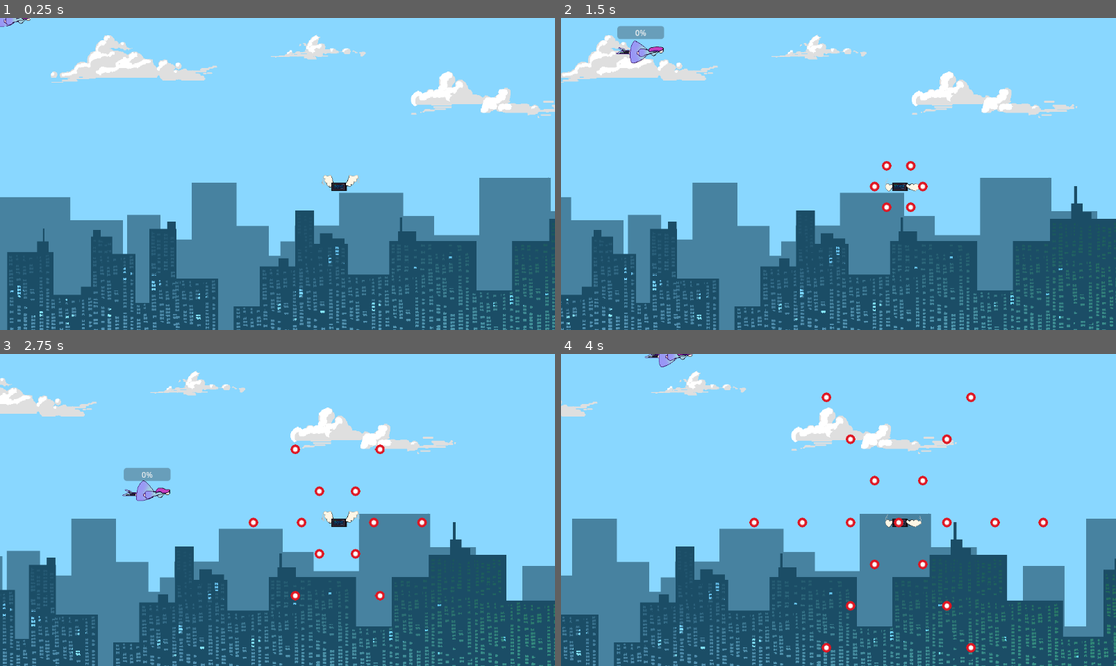
Above: before the commit, frames 1-4 (two rows, left to right).
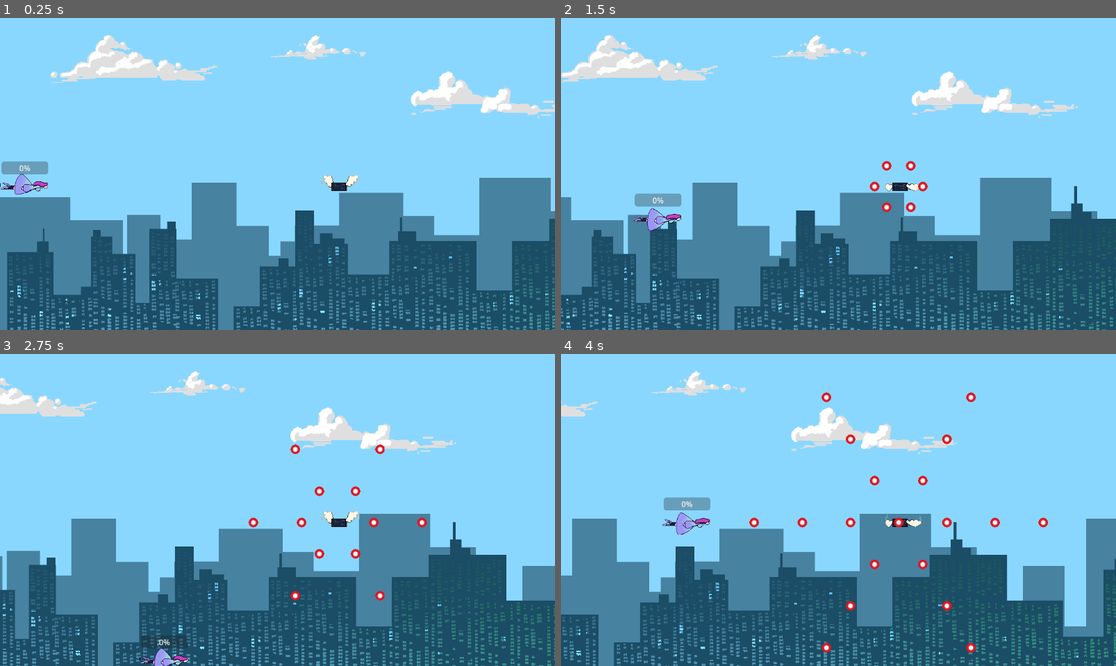
Above: after the commit, the same moments.

Repository: clenneabig/AI-KILL
Game: Godot game, scene res://test_level.tscn
Same seed, same stepped clock (60 frames per second), same inputs: the game is played once before the commit and once after it. The engine's default icon, where the game draws it, is replaced by a stand-in: a white triangle on a blue panel in a dark square.
Inputs (mouse positions are in pixels of both pictures, inside the frame that each line leads up to):
- Up to frame 1 (0.25 s): no input
- Up to frame 2 (1.5 s): move the mouse to (960, 158) at 0.52 s; press the mouse at (960, 158) at 0.53 s; hold D (move_right) 0.53-1.28 s; move the mouse to (727, 189) at 1.27 s; release the mouse at (727, 189) at 1.28 s; hold S (move_down) from 1.28 s (still down); click (727, 189) at 1.35 s
- Up to frame 3 (2.75 s): move the mouse to (333, 441) at 2.02 s; release S (move_down) at 2.03 s; press the mouse at (333, 441) at 2.03 s; hold D (move_right) from 2.03 s (still down)
- Up to frame 4 (4 s): move the mouse to (810, 572) at 2.77 s; release D (move_right) at 2.78 s; release the mouse at (810, 572) at 2.78 s; hold W (move_up) 2.78-3.53 s; click (810, 572) at 2.85 s; move the mouse to (1005, 556) at 3.52 s; press the mouse at (1005, 556) at 3.53 s; hold A (move_left) from 3.53 s (still down)

The runs differ from the first frame. In frame 1, 0.7% of the frame differs, in the area x 0-9%, y 0-57%; in frame 2, 1.2%, in the area x 9-22%, y 2-69%; in frame 3, 1.0%; in frame 4, 0.8%.

Commit message:
respawn

Diff:
--- /dev/null
+++ b/Blinker.gd
@@ -0,0 +1,19 @@
+extends Node
+
+@onready var blink_time = $BlinkTime
+@onready var duration = $Duration
+var blink_object : Node2D
+
+func start_blinking(object, dur):
+    blink_object = object
+    duration.wait_time = dur
+    duration.start()
+    blink_time.start()
+
+
+func _on_duration_timeout():
+    blink_time.stop()
+    blink_object.visible = true
+
+func _on_blink_time_timeout():
+    blink_object.visible = not blink_object.visible
--- /dev/null
+++ b/SpriteBox.gd
@@ -0,0 +1,10 @@
+extends CollisionShape2D
+
+var is_invincible = false
+
+func invincible(dur):
+	is_invincible = true
+	self.set_deferred("disabled", true)
+	await get_tree().create_timer(dur).timeout
+	self.set_deferred("disabled", false)
+	is_invincible = false
--- /dev/null
+++ b/blinker.tscn
@@ -0,0 +1,15 @@
+[gd_scene load_steps=2 format=3 uid="uid://bpjs00j7t4ni7"]
+
+[ext_resource type="Script" path="res://Blinker.gd" id="1_sx8f6"]
+
+[node name="Blinker" type="Node"]
+script = ExtResource("1_sx8f6")
+
+[node name="BlinkTime" type="Timer" parent="."]
+wait_time = 0.2
+
+[node name="Duration" type="Timer" parent="."]
+wait_time = 3.0
+
+[connection signal="timeout" from="BlinkTime" to="." method="_on_blink_time_timeout"]
+[connection signal="timeout" from="Duration" to="." method="_on_duration_timeout"]
--- a/player.gd
+++ b/player.gd
@@ -7,16 +7,19 @@
 var screen_size
 var health = 3
 var bullets = true
+var origin = Vector2(50, 350)
+var is_invincible = false
 
 # Called when the node enters the scene tree for the first time.
 func _ready():
 	screen_size = get_viewport_rect().size
 
 func start(pos):
-	position = pos
+	position = origin
 	show()
 	$SpriteBox.disabled = false
-	$GrazeBox.disabled = false
+	$GrazeArea.monitoring = true
+	$GrazeArea.monitorable = true
 
 # Called every frame. 'delta' is the elapsed time since the previous frame.
 func _process(delta):
@@ -47,22 +50,6 @@
 	#if Input.is_action_pressed("toggle_bullets"):
 		#bullets = not bullets
 
-
-func _on_body_entered(body): #useless delete probably
-	print(body)
-	#print("ouch")
-	health -= 1
-	if health <= 0:
-		print("deaded")
-		game_over.emit()
-	hide() # Player disappears after being hit.
-	hit.emit()
-	# Must be deferred as we can't change physics properties on a physics callback.
-	$SpriteBox.set_deferred("disabled", true)
-	$GrazeBox.set_deferred("disabled", true)
-
-
-
 func _on_area_entered(area):
 	print(area)
 	if area.is_in_group("Bullet"): #or enemy
@@ -74,7 +61,8 @@
 		hide() # Player disappears after being hit. #player needs to appear again lol
 
 	# Must be deferred as we can't change physics properties on a physics callback.
-		$SpriteBox.set_deferred("disabled", true)
+		if not $SpriteBox.is_invincible:
+			respawn()
 	#$GrazeBox.set_deferred("disabled", true)
 
 
@@ -82,3 +70,11 @@
 	if area.is_in_group("Bullet"):
 		if(self.is_visible()):
 			print("add to style points")
+
+
+func respawn():
+	position = origin
+	$GrazeArea.set_deferred("monitoring", true)
+	$GrazeArea.set_deferred("monitorable", true)
+	$Blinker.start_blinking(self, 3)
+	$SpriteBox.invincible(3)
--- a/player.tscn
+++ b/player.tscn
@@ -1,9 +1,11 @@
-[gd_scene load_steps=16 format=3 uid="uid://q4ca5to7f7tm"]
+[gd_scene load_steps=18 format=3 uid="uid://dmld4sshhilmo"]
 
 [ext_resource type="Script" path="res://player.gd" id="1_ddabx"]
 [ext_resource type="Texture2D" uid="uid://df26ulj8gxrtx" path="res://icon.svg" id="1_dihwr"]
 [ext_resource type="Texture2D" uid="uid://b4e1b1jgn7nup" path="res://assets/aiplayer_spritesheet.png" id="2_6h5vl"]
+[ext_resource type="Script" path="res://SpriteBox.gd" id="3_77htn"]
 [ext_resource type="Script" path="res://bomb.gd" id="3_n6vr3"]
+[ext_resource type="PackedScene" uid="uid://bpjs00j7t4ni7" path="res://blinker.tscn" id="5_hns8k"]
 
 [sub_resource type="RectangleShape2D" id="RectangleShape2D_o5713"]
 size = Vector2(97, 45)
@@ -92,6 +94,7 @@
 [node name="SpriteBox" type="CollisionShape2D" parent="."]
 shape = SubResource("RectangleShape2D_jdvj1")
 debug_color = Color(0.976471, 0, 0.211765, 0.419608)
+script = ExtResource("3_77htn")
 
 [node name="Bomb" type="Area2D" parent="."]
 visible = false
@@ -111,8 +114,9 @@
 offset_right = 50.0
 offset_bottom = -25.0
 
+[node name="Blinker" parent="." instance=ExtResource("5_hns8k")]
+
 [connection signal="area_entered" from="." to="." method="_on_area_entered"]
-[connection signal="body_entered" from="." to="." method="_on_body_entered"]
 [connection signal="bomb" from="." to="Bomb" method="_on_player_bomb"]
 [connection signal="area_entered" from="GrazeArea" to="." method="_on_graze_area_area_entered"]
 [connection signal="body_entered" from="Bomb" to="Bomb" method="_on_body_entered"]
--- a/test_level.tscn
+++ b/test_level.tscn
@@ -19,6 +19,7 @@
 texture = ExtResource("1_gshs1")
 
 [node name="Player" parent="." groups=["Player"] instance=ExtResource("3_owqlb")]
+position = Vector2(50, 350)
 
 [node name="Enemies" type="Node2D" parent="."]
 
Not shown, added: assets/enemies/boss1_spritesheet.png.import
Not shown: 1 places in enemy.tscn that only renumber resources
Not shown: 1 places in test_level.tscn that only renumber resources
